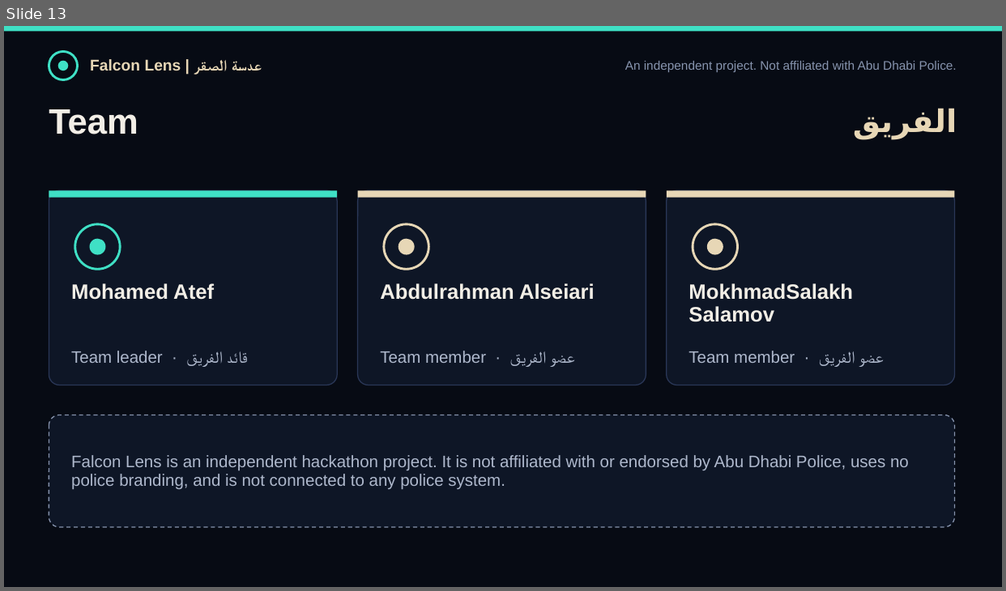
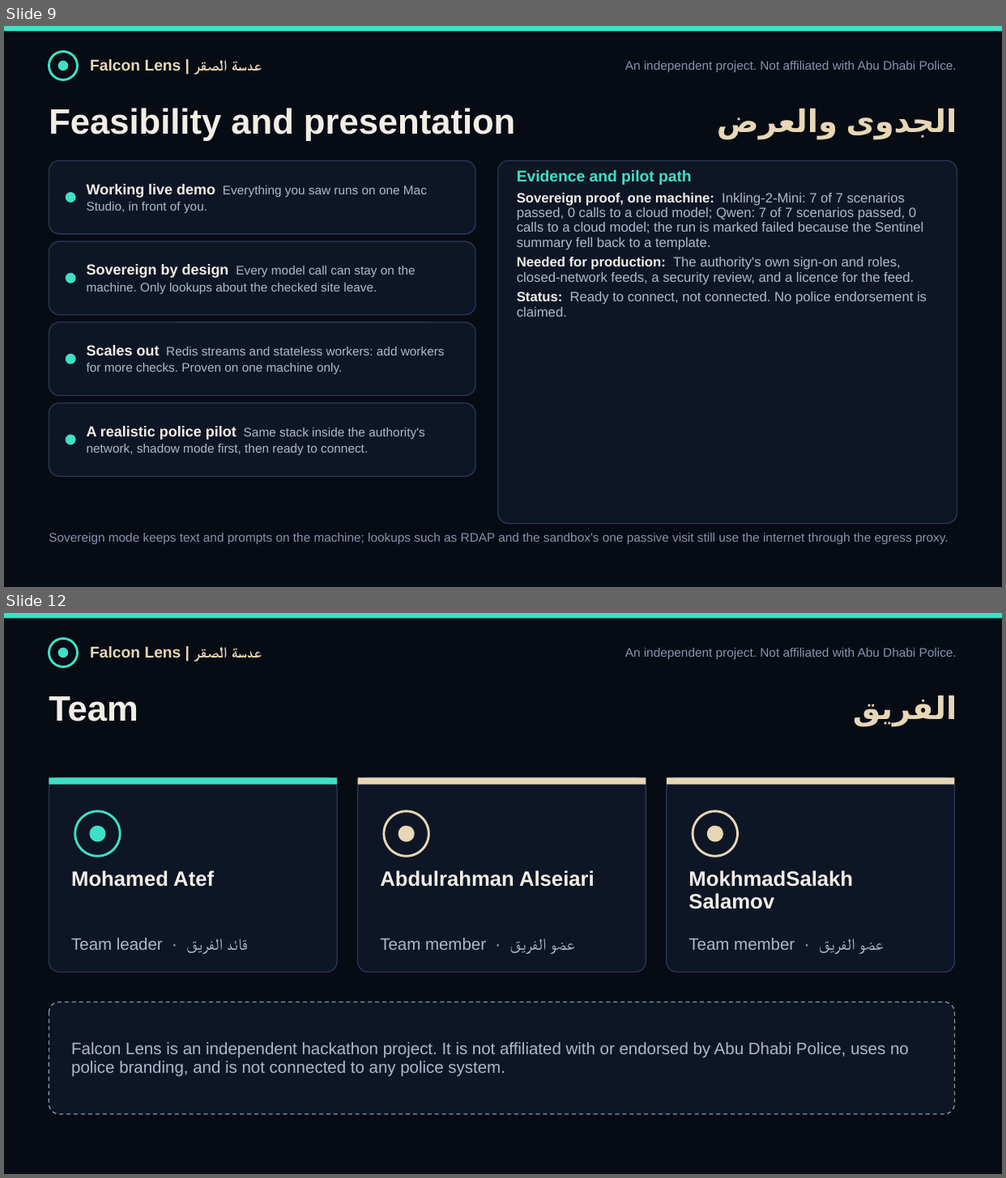
Before and after one commit to Muhammadatef/falcon-lens, a slide deck: submission/FalconLens_ScamShield.pptx. Shown one above the other, each under a label of ours: slide 13 before the commit, slides 9 and 12 after it; the slides between them are not shown. The pictures are 1006x591 and 1006x1178 pixels, drawn with LibreOffice and Linux fonts; fonts in the diff are those of the drawing. Boxes give left, top, right and bottom in pixels: in the first picture for what was removed or moved away, otherwise in the second. Text is boxed around its words. In the diff, an @@ line names an element or a change of style, - is before the commit and + after.

```diff
--- a/submission/FalconLens_ScamShield.pptx
+++ b/submission/FalconLens_ScamShield.pptx
@@ slide 9 added at (4,26,1002,587), background #070B14 @@
@@ rectangle added at (4,26,1002,31), fill #3FE0C5 @@
@@ ellipse added at (49,51,78,80), outline #3FE0C5 2.25 pt @@
@@ ellipse added at (58,61,68,71), fill #3FE0C5 @@
@@ text added at (90,59,262,71), 15 pt, text #E7D7B6, bold @@
+Falcon Lens | عدسة الصقر
@@ text added at (625,61,957,72), 12 pt, text #8794AE @@
+An independent project. Not affiliated with Abu Dhabi Police.
@@ text added at (49,108,515,141), 34 pt, text #F2EEE6, bold @@
+Feasibility and presentation
@@ text added at (846,108,957,139), 30 pt, text #E7D7B6, bold @@
+الجدوى والعرض
@@ rounded rectangle added at (49,160,475,234), fill #0E1626, outline #2A3757 1 pt @@
@@ rounded rectangle added at (498,160,957,524), fill #0E1626, outline #2A3757 1 pt @@
@@ text added at (517,170,927,317), 13 pt, text #AEB8CC @@
+Evidence and pilot path
+Sovereign proof, one machine: Inkling-2-Mini: 7 of 7 scenarios passed, 0 calls to a cloud model; Qwen: 7 of 7 scenarios passed, 0 calls to a cloud model; the run is marked failed because the Sentinel summary fell back to a template.
+Needed for production: The authority's own sign-on and roles, closed-network feeds, a security review, and a licence for the feed.
+Status: Ready to connect, not connected. No police endorsement is claimed.
@@ ellipse added at (66,192,76,203), fill #3FE0C5 @@
@@ text added at (87,184,427,213), 12 pt, text #AEB8CC @@
+Working live demo Everything you saw runs on one Mac Studio, in front of you.
@@ rounded rectangle added at (49,241,475,315), fill #0E1626, outline #2A3757 1 pt @@
@@ text added at (87,264,415,294), 12 pt, text #AEB8CC @@
+Sovereign by design Every model call can stay on the machine. Only lookups about the checked site leave.
@@ ellipse added at (66,273,76,284), fill #3FE0C5 @@
@@ rounded rectangle added at (49,322,475,396), fill #0E1626, outline #2A3757 1 pt @@
@@ ellipse added at (66,354,76,365), fill #3FE0C5 @@
@@ text added at (87,345,445,374), 12 pt, text #AEB8CC @@
+Scales out Redis streams and stateless workers: add workers for more checks. Proven on one machine only.
@@ rounded rectangle added at (49,403,475,476), fill #0E1626, outline #2A3757 1 pt @@
@@ ellipse added at (66,435,76,446), fill #3FE0C5 @@
@@ text added at (87,426,425,455), 12 pt, text #AEB8CC @@
+A realistic police pilot Same stack inside the authority's network, shadow mode first, then ready to connect.
@@ text added at (49,533,948,544), 12 pt, text #8794AE @@
+Sovereign mode keeps text and prompts on the machine; lookups such as RDAP and the sandbox's one passive visit still use the internet through the egress proxy.
@@ what was slide 13 is now slide 12 @@
```
Also in this commit, not shown: 1 slide changed, 10 other slides added, 12 slides removed, 16 other files.
